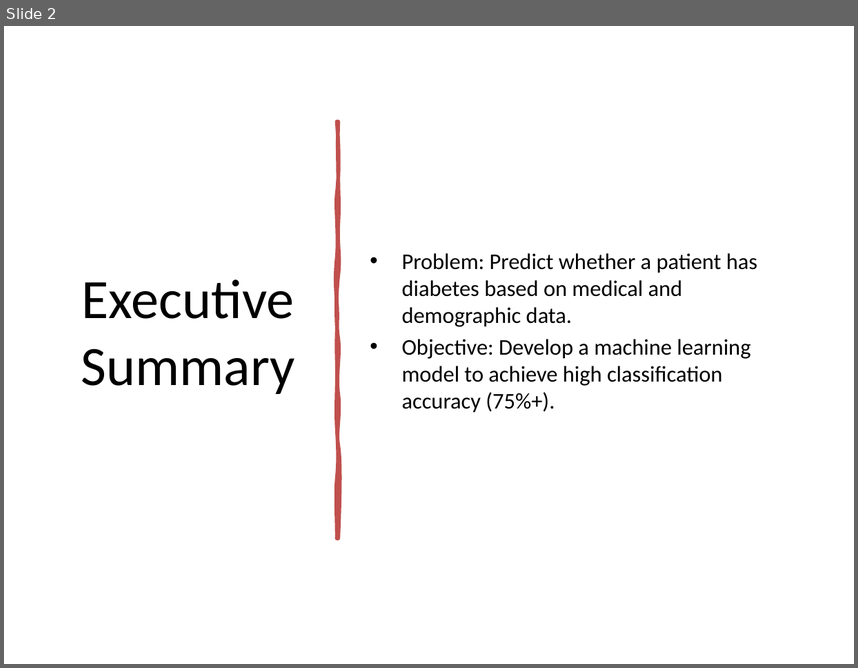
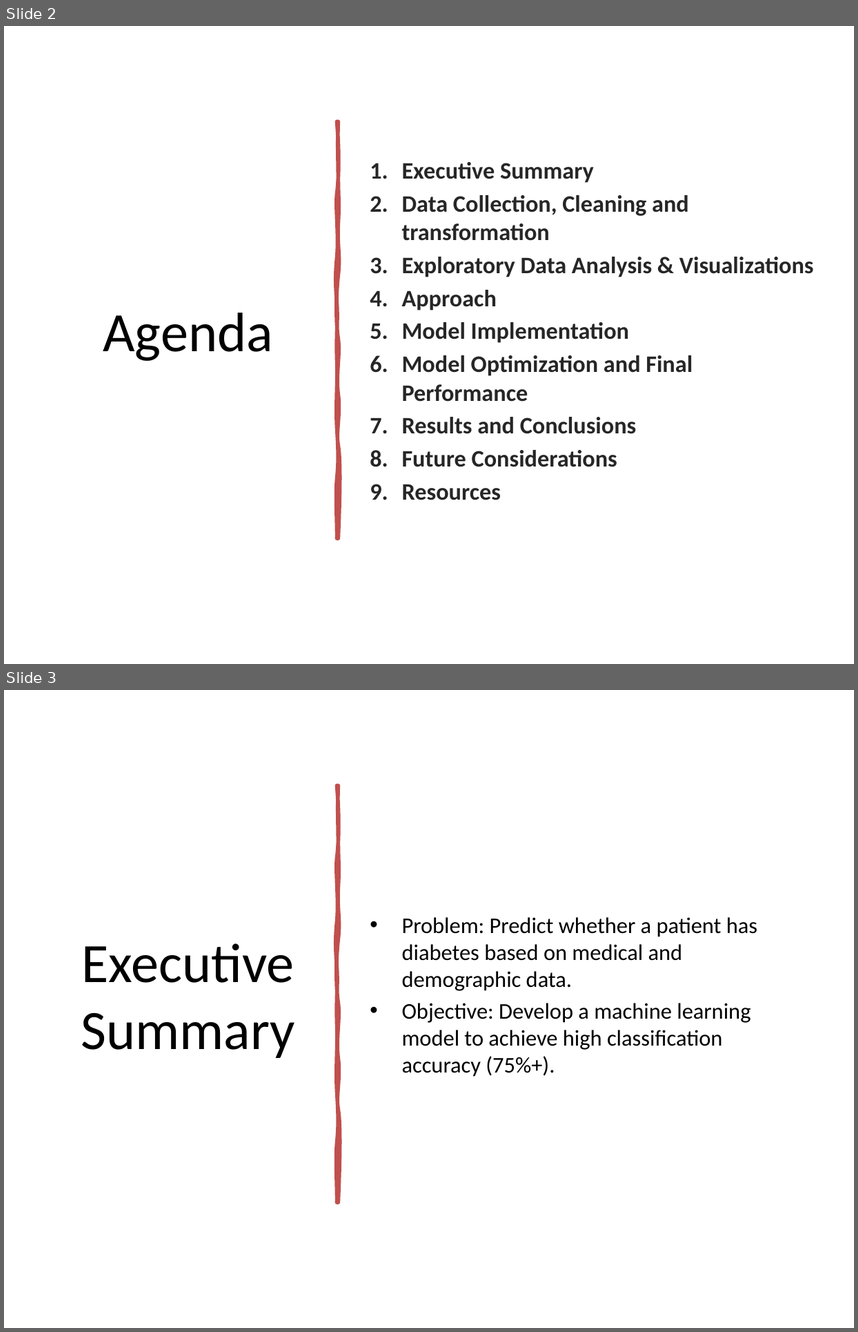
Before and after one commit to piiop/group-project-2, a slide deck: Project2.pptx. Shown one above the other, each under a label of ours: slide 2 before the commit, slides 2 and 3 after it. The pictures are 858x668 and 858x1332 pixels, drawn with LibreOffice and Linux fonts; fonts in the diff are those of the drawing. Boxes give left, top, right and bottom in pixels: in the first picture for what was removed or moved away, otherwise in the second. Text is boxed around its words. In the diff, an @@ line names an element or a change of style, - is before the commit and + after.

```diff
--- a/Project2.pptx
+++ b/Project2.pptx
@@ slide 2 added at (x1=4, y1=26, x2=854, y2=664), background #FFFFFF @@
@@ freeform shape added at (x1=337, y1=122, x2=338, y2=538), fill #C0504D, outline #C0504D 3.25 pt @@
@@ text added at (x1=402, y1=162, x2=814, y2=500), 20 pt, text #262626, bold @@
+1. Executive Summary
+2. Data Collection, Cleaning and transformation
+3. Exploratory Data Analysis & Visualizations
+4. Approach
+5. Model Implementation
+6. Model Optimization and Final Performance
+7. Results and Conclusions
+8. Future Considerations
+9. Resources
@@ title added at (x1=103, y1=312, x2=273, y2=361), 47 pt, text #000000 @@
+Agenda
@@ what was slide 2 is now slide 3 @@
```
Also in this commit, not shown: 3 slides changed, 2 other slides added, 1 slide removed, 1 other file.
